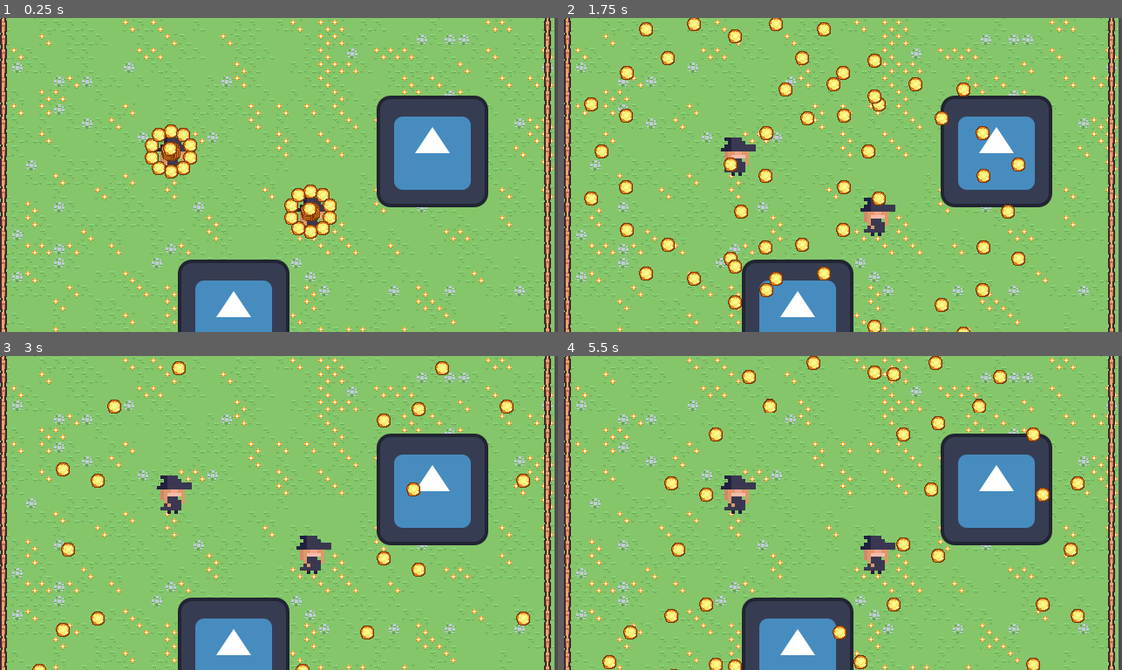
Above: before the commit, frames 1-4 (two rows, left to right).
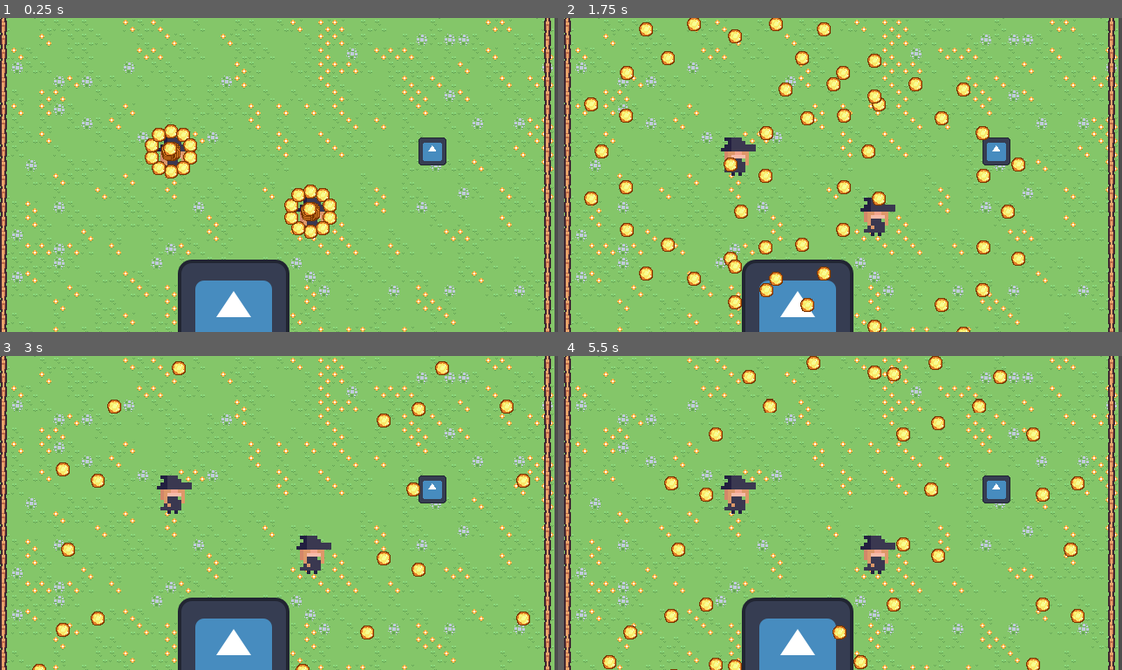
Above: after the commit, the same moments.

Repository: Ena-ki/Buglike
Game: Godot game, scene res://scenes/game/game.tscn
Same seed, same stepped clock (60 frames per second), same inputs: the game is played once before the commit and once after it. The engine's default icon, where the game draws it, is replaced by a stand-in: a white triangle on a blue panel in a dark square.
Inputs:
- Up to frame 1 (0.25 s): no input
- Up to frame 2 (1.75 s): tap Enter (ui_accept) at 0.5, 0.77, 1.52 s
- Up to frame 3 (3 s): no input
- Up to frame 4 (5.5 s): tap Enter (ui_accept) at 3.02, 3.77, 4.52 s

The runs differ from the first frame. In frame 1, 6.9% of the frame differs, in the area x 67-88%, y 24-61%; in frame 2, 6.7%; in frame 3, 6.8%; in frame 4, 6.8%.

Commit message:
Fix: Include remaining merge changes

Diff:
--- a/scenes/levels/level_1.tscn
+++ b/scenes/levels/level_1.tscn
@@ -16,6 +16,8 @@
 
 [node name="Player" parent="." instance=ExtResource("2_nsrm0")]
 position = Vector2(500, 200)
+scale = Vector2(0.25, 0.25)
+player_number = 1
 
 [node name="Boss" parent="." instance=ExtResource("3_nsrm0")]
 position = Vector2(200, 200)
--- a/scripts/player/classes/warrior_player_class.gd
+++ b/scripts/player/classes/warrior_player_class.gd
@@ -3,6 +3,8 @@
 func _ready():
   if movement_ability_scene:
     movement_ability = load_ability(self, movement_ability_scene)
+  if dodge_ability_scene:
+    dodge_ability = load_ability(self, dodge_ability_scene)
   if ability_1_scene:
     ability_1 = load_ability(self, ability_1_scene)
   if ability_2_scene:
